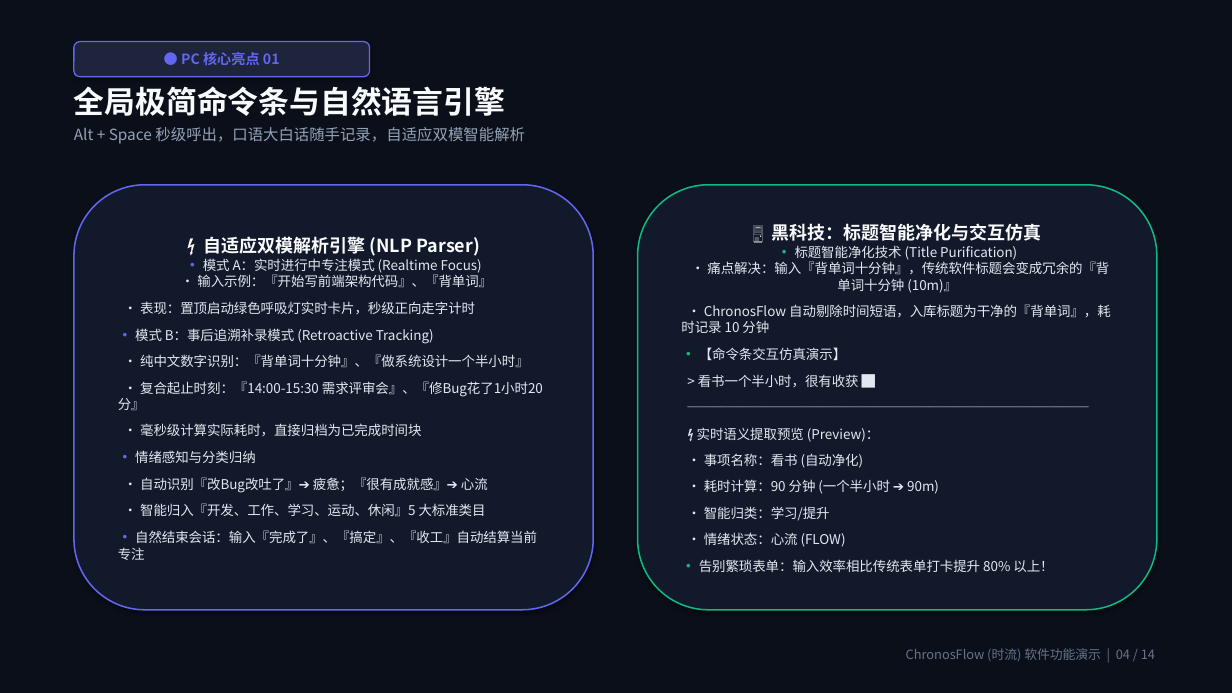
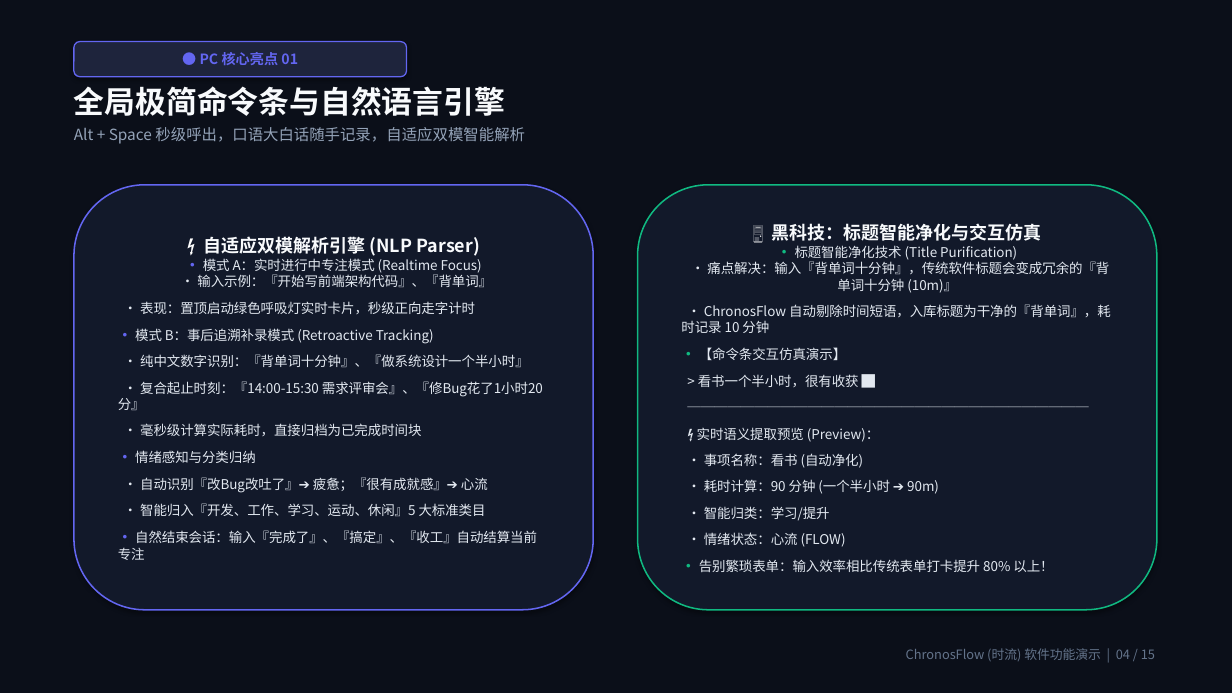
Before and after one commit to Citrus0914/ChronosFlow, a slide deck: slide 4 of 演示文稿/ChronosFlow软件功能全景介绍.pptx. Drawn at 1232x693 pixels with LibreOffice and Linux fonts; fonts in the diff are those of the drawing. Boxes give left, top, right and bottom in pixels: in the first picture for what was removed or moved away, otherwise in the second. Text is boxed around its words. In the diff, an @@ line names an element or a change of style, - is before the commit and + after.

```diff
--- a/演示文稿/ChronosFlow软件功能全景介绍.pptx
+++ b/演示文稿/ChronosFlow软件功能全景介绍.pptx
@@ rounded rectangle "● PC 核心亮点 01": place and size @@
-rounded rectangle "● PC 核心亮点 01" at <box>74,42,370,77</box>
+rounded rectangle "● PC 核心亮点 01" at <box>74,42,407,77</box>
@@ text at <box>906,648,1155,661</box>: text changed @@
-ChronosFlow (时流) 软件功能演示 | 04 / 14
+ChronosFlow (时流) 软件功能演示 | 04 / 15
```
Also in this commit, not shown: 13 other slides changed, 1 slide added, 3 other files.
